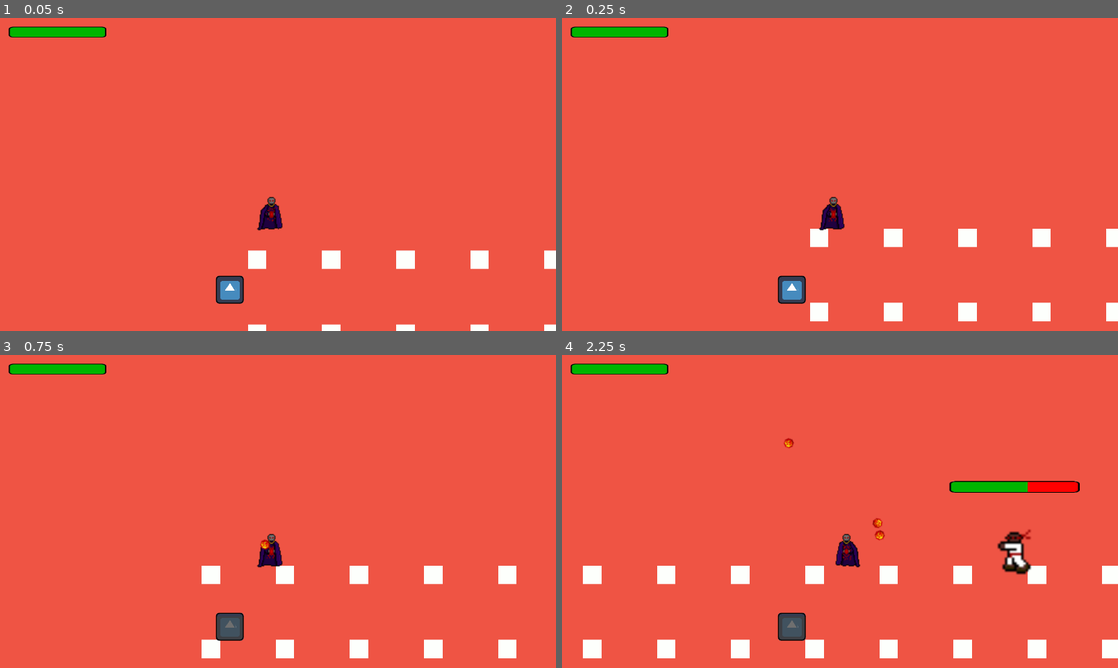
Above: before the commit, frames 1-4 (two rows, left to right).
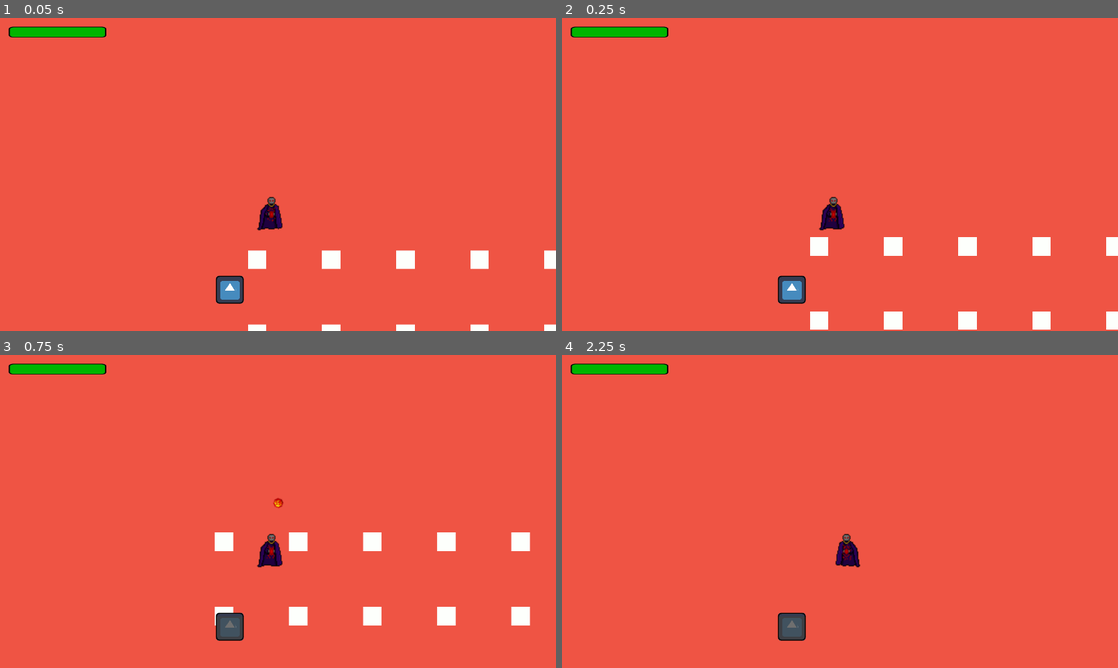
Above: after the commit, the same moments.

Repository: jsievert73/Final-Project-MSCH-220
Game: Godot game, scene res://icey scene.tscn
Two runs of this game, one before a commit and one after it. Both use one fixed random seed, a clock stepped at 60 frames per second and the inputs below. This scene is started directly instead of the project's main scene. The engine's default icon, where the game draws it, is replaced by a stand-in: a white triangle on a blue panel in a dark square.
Inputs (mouse positions are in pixels of both pictures, inside the frame that each line leads up to):
- Up to frame 1 (0.05 s): no input
- Up to frame 2 (0.25 s): no input
- Up to frame 3 (0.75 s): tap Enter at 0.5 s; move the mouse to (400, 495) at 0.52 s; hold Right (ui_right) from 0.53 s (still down); click (400, 495) at 0.6 s
- Up to frame 4 (2.25 s): tap Up (ui_up) at 0.77, 1.52 s; move the mouse to (728, 527) at 1.27 s; tap Space (heal) at 1.35 s; move the mouse to (895, 442) at 2.02 s; release Right (ui_right) at 2.03 s; hold Left (ui_left) from 2.03 s (still down); click (895, 442) at 2.1 s

Frame 1 is identical in both runs. In frame 2, 1.7% of the frame differs, in the area x 44-100%, y 67-100%; in frame 3, 4.0%; in frame 4, 4.7%, in the area x 3-100%, y 26-97%.

Commit message:
Update icey scene.tscn

Diff:
--- a/Godot/icey scene.tscn
+++ b/Godot/icey scene.tscn
@@ -1,27 +1,67 @@
-[gd_scene load_steps=6 format=2]
+[gd_scene load_steps=5 format=2]
 
 [ext_resource path="res://Scenes/TileMap.tscn" type="PackedScene" id=1]
 [ext_resource path="res://Scene/Player.tscn" type="PackedScene" id=2]
-[ext_resource path="res://Scene/Enemy.tscn" type="PackedScene" id=3]
-[ext_resource path="res://Scenes/Goal.tscn" type="PackedScene" id=4]
+[ext_resource path="res://Scenes/Goal.tscn" type="PackedScene" id=3]
 
 [sub_resource type="RectangleShape2D" id=1]
-extents = Vector2( 754.323, 32.2808 )
+extents = Vector2( 25.5005, 32.2808 )
 
 [node name="StaticBody2D" type="StaticBody2D"]
 
 [node name="TileMap" parent="." instance=ExtResource( 1 )]
 
 [node name="CollisionShape2D" type="CollisionShape2D" parent="."]
-position = Vector2( 758.468, 809.341 )
+position = Vector2( 143.883, 794.953 )
+shape = SubResource( 1 )
+
+[node name="CollisionShape2D2" type="CollisionShape2D" parent="."]
+position = Vector2( 1169.56, 797.008 )
+shape = SubResource( 1 )
+
+[node name="CollisionShape2D11" type="CollisionShape2D" parent="."]
+position = Vector2( 1301.11, 799.064 )
+shape = SubResource( 1 )
+
+[node name="CollisionShape2D12" type="CollisionShape2D" parent="."]
+position = Vector2( 1424.44, 792.897 )
+shape = SubResource( 1 )
+
+[node name="CollisionShape2D3" type="CollisionShape2D" parent="."]
+position = Vector2( 1040.07, 792.897 )
+shape = SubResource( 1 )
+
+[node name="CollisionShape2D4" type="CollisionShape2D" parent="."]
+position = Vector2( 916.739, 797.008 )
+shape = SubResource( 1 )
+
+[node name="CollisionShape2D5" type="CollisionShape2D" parent="."]
+position = Vector2( 785.189, 792.897 )
+shape = SubResource( 1 )
+
+[node name="CollisionShape2D6" type="CollisionShape2D" parent="."]
+position = Vector2( 657.75, 788.786 )
+shape = SubResource( 1 )
+
+[node name="CollisionShape2D7" type="CollisionShape2D" parent="."]
+position = Vector2( 534.422, 792.897 )
+shape = SubResource( 1 )
+
+[node name="CollisionShape2D8" type="CollisionShape2D" parent="."]
+position = Vector2( 396.706, 797.008 )
+shape = SubResource( 1 )
+
+[node name="CollisionShape2D9" type="CollisionShape2D" parent="."]
+position = Vector2( 271.322, 794.953 )
+shape = SubResource( 1 )
+
+[node name="CollisionShape2D10" type="CollisionShape2D" parent="."]
+position = Vector2( 28.7769, 794.953 )
 shape = SubResource( 1 )
 
 [node name="Player" parent="." instance=ExtResource( 2 )]
 position = Vector2( 52.0289, 707.038 )
 
-[node name="Enemy" parent="." instance=ExtResource( 3 )]
-position = Vector2( 940.659, 717.981 )
-
-[node name="Goal" parent="." instance=ExtResource( 4 )]
-position = Vector2( 1489.19, 707.595 )
+[node name="Goal" parent="." instance=ExtResource( 3 )]
+position = Vector2( 1429.58, 717.872 )
 next_scene = "res://Scenes/Level5.tscn"
